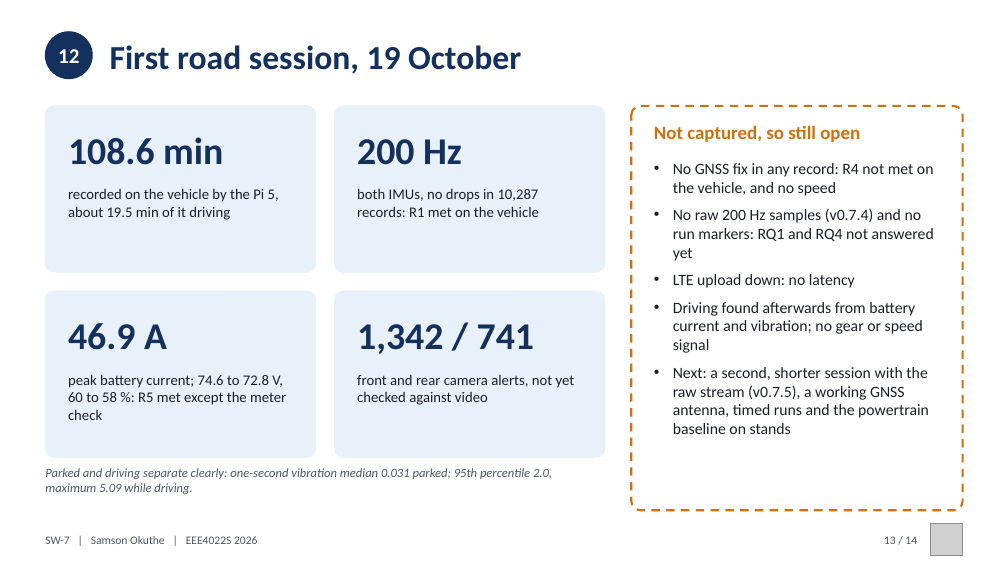
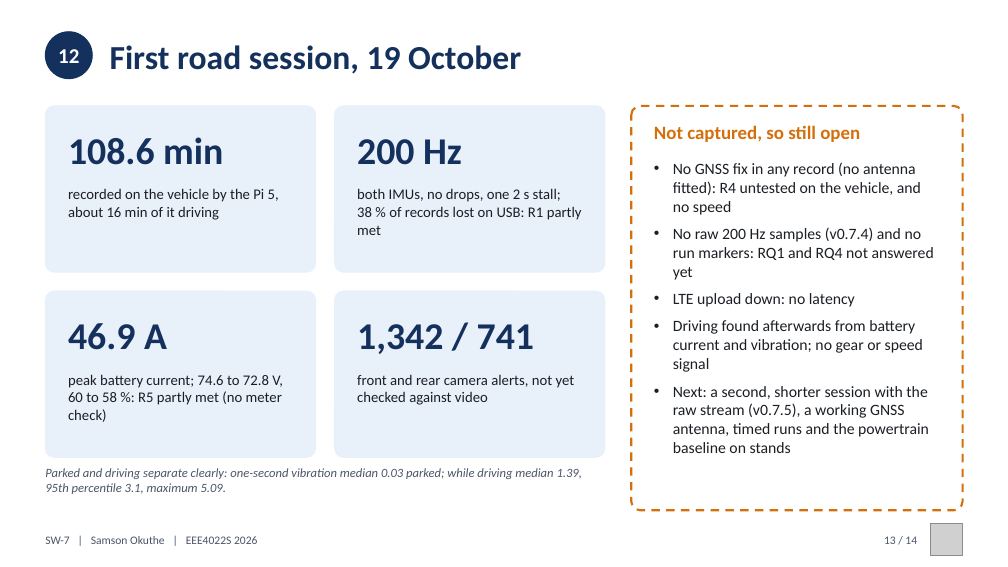
Before and after one commit to 0geder/Tukzie-HPEC-HUD, a slide deck: slide 13 of Presentation/SW7_Final_Presentation.pptx. Drawn at 1008x567 pixels with LibreOffice and Linux fonts; fonts in the diff are those of the drawing; grey boxes stand for pictures. Boxes give left, top, right and bottom in pixels: in the first picture for what was removed or moved away, otherwise in the second. Text is boxed around its words. In the diff, an @@ line names an element or a change of style, - is before the commit and + after.

Commit message:
Report review fixes: road-test counts on unique records, 21 Oct faults, verdicts, stale text, evidence rows; deck and poster updated

```diff
--- a/Presentation/SW7_Final_Presentation.pptx
+++ b/Presentation/SW7_Final_Presentation.pptx
@@ text at (x1=673, y1=162, x2=921, y2=215): text changed @@
-• No GNSS fix in any record: R4 not met on the vehicle, and no speed
+• No GNSS fix in any record (no antenna fitted): R4 untested on the vehicle, and no speed
@@ text at (x1=68, y1=188, x2=279, y2=220): text changed @@
-recorded on the vehicle by the Pi 5, about 19.5 min of it driving
+recorded on the vehicle by the Pi 5, about 16 min of it driving
@@ text at (x1=357, y1=188, x2=582, y2=235): text changed @@
-both IMUs, no drops in 10,287 records: R1 met on the vehicle
+both IMUs, no drops, one 2 s stall; 38 % of records lost on USB: R1 partly met
@@ text at (x1=68, y1=374, x2=283, y2=422): text changed @@
-peak battery current; 74.6 to 72.8 V, 60 to 58 %: R5 met except the meter check
+peak battery current; 74.6 to 72.8 V, 60 to 58 %: R5 partly met (no meter check)
@@ text at (x1=45, y1=468, x2=582, y2=494): text changed @@
-Parked and driving separate clearly: one-second vibration median 0.031 parked; 95th percentile 2.0, maximum 5.09 while driving.
+Parked and driving separate clearly: one-second vibration median 0.03 parked; while driving median 1.39, 95th percentile 3.1, maximum 5.09.
```
Also in this commit, not shown: 15 other files.
